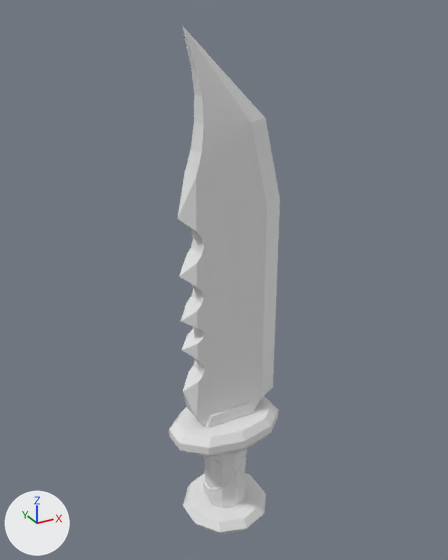
A saved change to the Blender file HeroProps/knifeProp.blend.
Before and after are seen from a camera (50 mm lens) standing at (-2.73, -4.93, 5.45) and looking at (0.05, 0.11, 2.93). The axes (+X, +Y, +Z) are drawn at lower left. The lights are the same throughout. The first picture is the older version.

In view in the first picture: 'knife'.
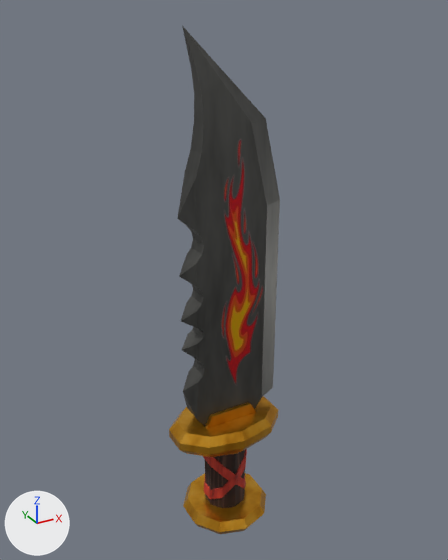
Where the change shows, as pixel boxes [x1, y1, x2, y2] in the pictures (448 x 560 px; the box of a moved part takes in the faces that stretch with it):
```json
{"part": 1, "of": "me_circle", "change": "moved or reshaped", "before": [178, 172, 247, 500], "after": [178, 172, 247, 499]}
{"part": 2, "of": "me_circle", "change": "recoloured", "before": [205, 450, 245, 508], "after": [205, 450, 245, 508], "on screen": "white to brown"}
{"part": 3, "of": "me_circle", "change": "recoloured", "before": [203, 449, 247, 499], "after": [203, 449, 247, 499], "on screen": "white to red"}
{"part": 4, "of": "me_circle", "change": "recoloured", "before": [169, 396, 278, 534], "after": [169, 396, 278, 534], "on screen": "white to brown"}
{"part": 5, "of": "me_circle", "change": "recoloured", "before": [177, 26, 280, 426], "after": [177, 26, 280, 426], "on screen": "white to black"}
```

The change, as JSON lines over the scene's bpy script:
```json
{"op": "add", "block": "img_flame2_png", "code": ["img_flame2_png = load_image('flame2.png', 'flame2.png', 1920, 1080, 'sRGB')"]}
{"op": "add", "block": "mat_mangocinta", "code": ["mat_mangocinta = bpy.data.materials.new('mangoCinta')", "# nodes: BsdfPrincipled, Bump, Mix, OutputMaterial, TexNoise, TexWave, ValToRGB", "# colours: dark red #5a120c, red #a52618, red #c63a25"]}
{"op": "add", "block": "mat_mangoempunadura", "code": ["mat_mangoempunadura = bpy.data.materials.new('mangoEmpunadura')", "# nodes: BsdfPrincipled, Bump, OutputMaterial, TexNoise, TexWave, ValToRGB", "# colours: black #220f09, brown #2f160d, brown #503225"]}
{"op": "add", "block": "mat_mangoproteccion", "code": ["mat_mangoproteccion = bpy.data.materials.new('mangoProteccion')", "# nodes: BsdfPrincipled, Bump, OutputMaterial, TexNoise, ValToRGB", "# colours: brown #6f3e08, orange #b97813, orange #d89b2a, orange #f0c15a"]}
{"op": "add", "block": "mat_hoja", "code": ["mat_hoja = bpy.data.materials.new('hoja')", "# colours: dark grey #3a3a38, dark grey #686865, grey #92918b", "# uses the picture img_flame2_png"]}
{"block": "me_circle", "where": "# used by ob_knife; location = (0.0, 0.0, 1.27); rotation_euler = (3.142, 0.0, 0.0), in degrees (180, 0, 0); scale = (0.439, 0.439, 0.439)"}
{"op": "remove", "block": "me_circle", "code": "me_circle.from_pydata(...)  # 357 vertices, 372 faces; spans x -1.39..1.4, y -1.13..1.13, z -9.22..2.89"}
{"op": "add", "block": "me_circle", "code": "me_circle.from_pydata(...)  # 357 vertices, 382 faces; spans x -1.39..1.4, y -1.13..1.13, z -9.22..2.89"}
{"block": "me_circle", "change": "me_circle part 1"}
{"block": "me_circle", "change": "10 faces are deleted"}
{"block": "me_circle", "change": "27 vertices move from x -0.55..0.55, y -0.57..0.57, z 0.66..2.11 to x -0.54..0.54, y -0.55..0.55, z 0.67..2.11"}
{"block": "me_circle", "change": "20 new faces join them, mat_hoja"}
{"block": "me_circle", "change": "me_circle part 2: 30 faces spanning x -0.51..0.51, y -0.54..0.54, z 0.5..2.28 switch from no material to mat_mangoempunadura"}
{"block": "me_circle", "change": "me_circle part 3: 64 faces spanning x -0.55..0.55, y -0.55..0.57, z 0.66..2.11 switch from no material to mat_mangocinta"}
{"block": "me_circle", "change": "me_circle part 4: 124 faces spanning x -1.39..1.39, y -1.13..1.13, z -0.6..2.89 switch from no material to mat_mangoproteccion"}
{"block": "me_circle", "change": "me_circle part 5: 144 faces spanning x -1.13..1.4, y -0.26..0.26, z -9.22..-0.31 switch from no material to mat_hoja"}
```
